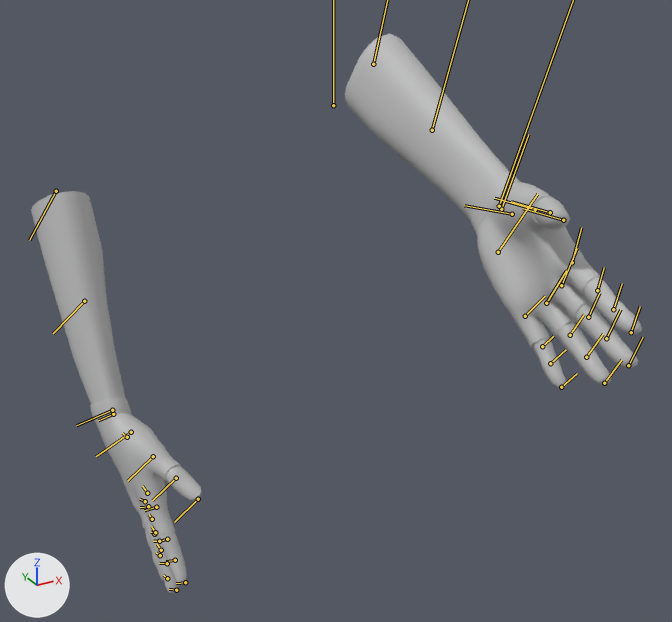
An edit to the FBX model Art Share/TeensySummer/images/PLAYER/ANIM_player_menuIdle_AA_down.fbx, drawn before and after from the same camera.
Camera for both pictures: a 50 mm camera at (-0.355, -0.649, 0.147) aimed at (0.038, 0.065, -0.21). Every picture has the same lights, and +X, +Y and +Z are marked at lower left. Both versions are drawn at frame 3241 of the action 'Take 001'; the numbers are the values there. The bones that bend it are drawn over the model as lines.

Objects in the first picture: 'MESH_player'.
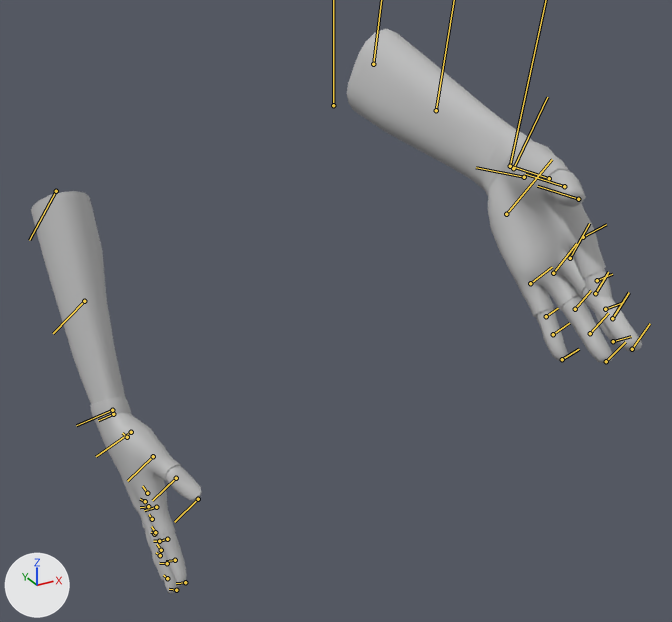
Commit message: updated menu idle anim

Changed parts and their boxes [x1, y1, x2, y2] in the pictures (672 x 622 px):
'MESH_player', posed
    before: [31, 34, 642, 593]
    after: [31, 29, 642, 593]
bone 'l_hand_skin', root to tip
    before: (501, 209) to (528, 134)
    after: (513, 168) to (547, 97)
bone 'l_fingerIndex0_skin', root to tip
    before: (572, 262) to (581, 227)
    after: (583, 237) to (606, 224)

The change in detail:
Bone 'l_armLower_skin' (bone_l_armlower_skin) turns from (0, 0, -20) to (0, 0, -11) degrees about its own x, y and z.
Bone 'l_hand_skin' (bone_l_hand_skin) turns from (0, 0, 0) to (0, 0, -17) degrees about its own x, y and z.
Bone 'l_fingerIndex0_skin' (bone_l_fingerindex0_skin) turns from (0, 0, 0) to (0, 0, -30) degrees about its own x, y and z.
